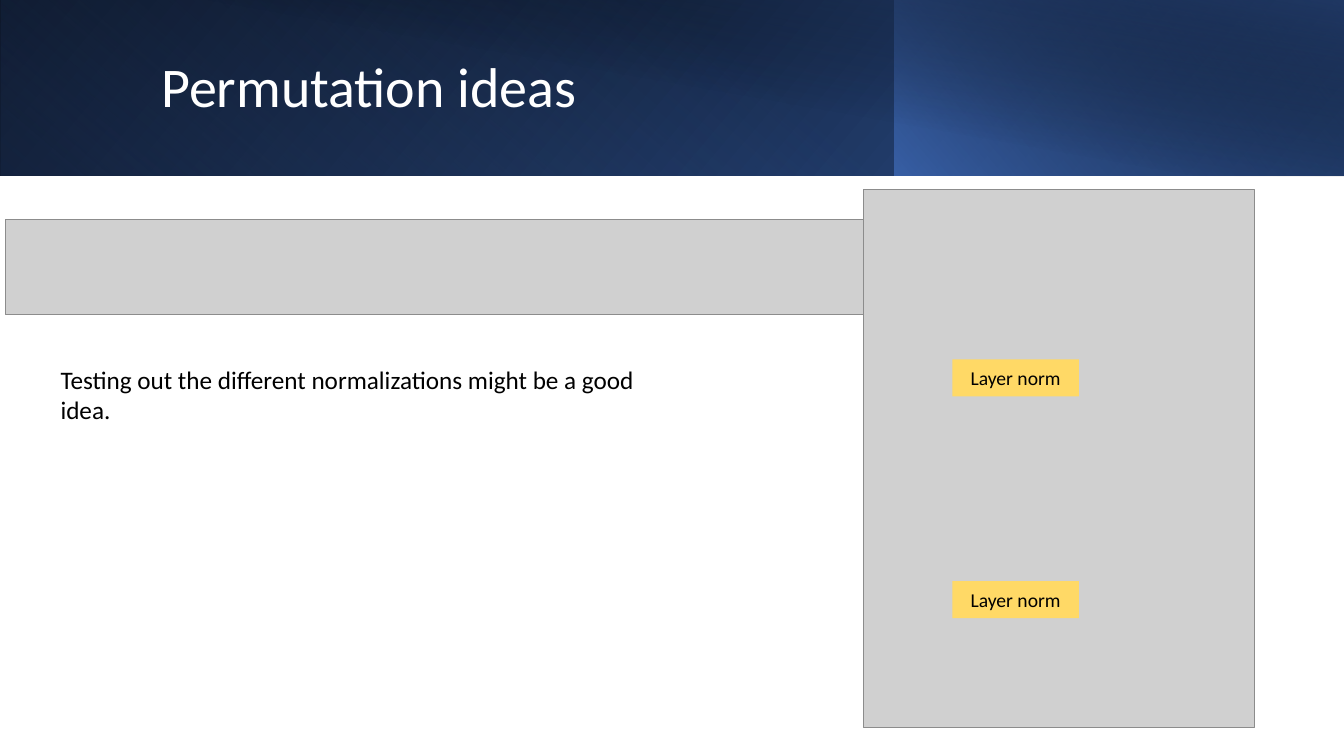
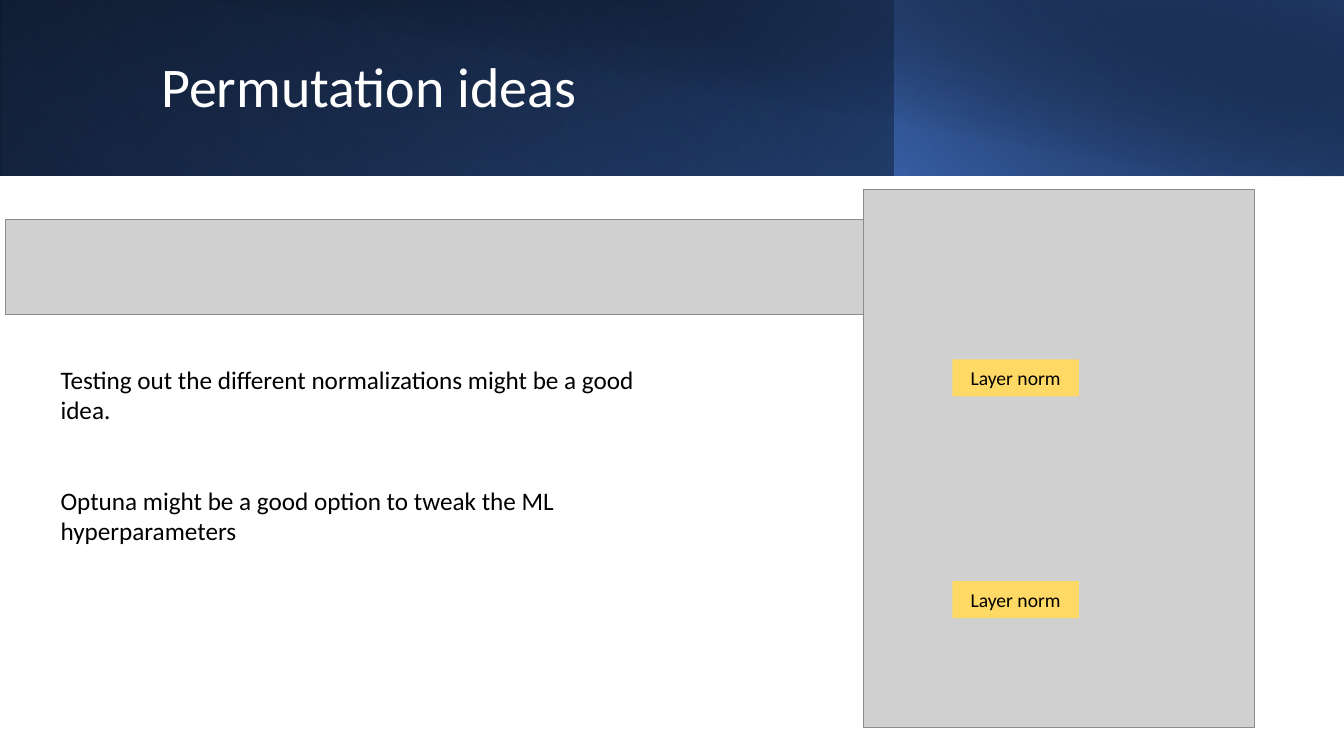
Before and after one commit to sjurmsc/MSC2023, a slide deck: slide 5 of Meeting Presentations/15.09.2022_ML Meeting.pptx. Drawn at 1344x756 pixels with LibreOffice and Linux fonts; fonts in the diff are those of the drawing; grey boxes stand for pictures. Boxes give left, top, right and bottom in pixels: in the first picture for what was removed or moved away, otherwise in the second. Text is boxed around its words. In the diff, an @@ line names an element or a change of style, - is before the commit and + after.

```diff
--- a/Meeting Presentations/15.09.2022_ML Meeting.pptx
+++ b/Meeting Presentations/15.09.2022_ML Meeting.pptx
@@ text at (x1=61, y1=492, x2=554, y2=544): paragraph added @@
+Optuna might be a good option to tweak the ML hyperparameters
```
Also in this commit, not shown: 9 other slides changed, 1 other file.
